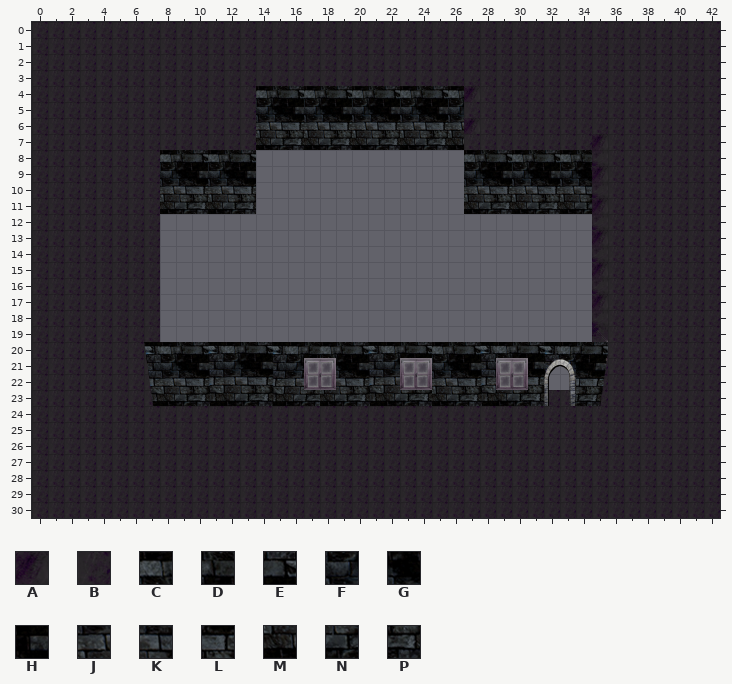
Tiled map -- data/maps/elektro_1-5.tmx. This is how it looked before the edit.
Cells are 32x32 px. Shown: x 0..42, y 0..30.
Key: from "duvar": A 20, B 34, C 69, D 70, E 71, F 86, G 87, H 88, J 103, K 104, L 105, M 120, N 121, P 122.
_ is an empty cell, # one hidden under a higher layer.
Layers that did not change in this view are not listed.
Layer "Ground" before, first column x 0:
 0 BBBBBBBBBBBBBBBBBBBBBBBBBBBBBBBBBBBBBBBBBBB
 1 BBBBBBBBBBBBBBBBBBBBBBBBBBBBBBBBBBBBBBBBBBB
 2 BBBBBBBBBBBBBBBBBBBBBBBBBBBBBBBBBBBBBBBBBBB
 3 BBBBBBBBBBBBBBBBBBBBBBBBBBBBBBBBBBBBBBBBBBB
 4 BBBBBBBBBBBBBBCDECDECDECDECABBBBBBBBBBBBBBB
 5 BBBBBBBBBBBBBBFGHFGHFGHFGHFBBBBBBBBBBBBBBBB
 6 BBBBBBBBBBBBBBJKLJKLJKLJKLJABBBBBBBBBBBBBBB
 7 BBBBBBBBBBBBBBMNPMNPMNPMNPMBBBBBBBB#BBBBBBB
 8 BBBBBBBBCDECDE_____________CDECDECD#BBBBBBB
 9 BBBBBBBBFGHFGH_____________FGHFGHFG#BBBBBBB
10 BBBBBBBBJKLJKL_____________JKLJKLJK#BBBBBBB
11 BBBBBBBBMNPMNP_____________MNPMNPMN#BBBBBBB
12 BBBBBBBB___________________________#BBBBBBB
13 BBBBBBBB___________________________#BBBBBBB
14 BBBBBBBB___________________________#BBBBBBB
15 BBBBBBBB___________________________#BBBBBBB
16 BBBBBBBB___________________________#BBBBBBB
17 BBBBBBBB___________________________#BBBBBBB
18 BBBBBBBB___________________________#BBBBBBB
19 BBBBBBBB___________________________#BBBBBBB
20 BBBBBBBB___________________________BBBBBBBB
21 BBBBBBBB___________________________BBBBBBBB
22 BBBBBBBB___________________________BBBBBBBB
23 BBBBBBBBBBBBBBBBBBBBBBBBBBBBBBBBBBBBBBBBBBB
24 BBBBBBBBBBBBBBBBBBBBBBBBBBBBBBBBBBBBBBBBBBB
25 BBBBBBBBBBBBBBBBBBBBBBBBBBBBBBBBBBBBBBBBBBB
26 BBBBBBBBBBBBBBBBBBBBBBBBBBBBBBBBBBBBBBBBBBB
27 BBBBBBBBBBBBBBBBBBBBBBBBBBBBBBBBBBBBBBBBBBB
28 BBBBBBBBBBBBBBBBBBBBBBBBBBBBBBBBBBBBBBBBBBB
29 BBBBBBBBBBBBBBBBBBBBBBBBBBBBBBBBBBBBBBBBBBB
30 BBBBBBBBBBBBBBBBBBBBBBBBBBBBBBBBBBBBBBBBBBB
Now the later version:
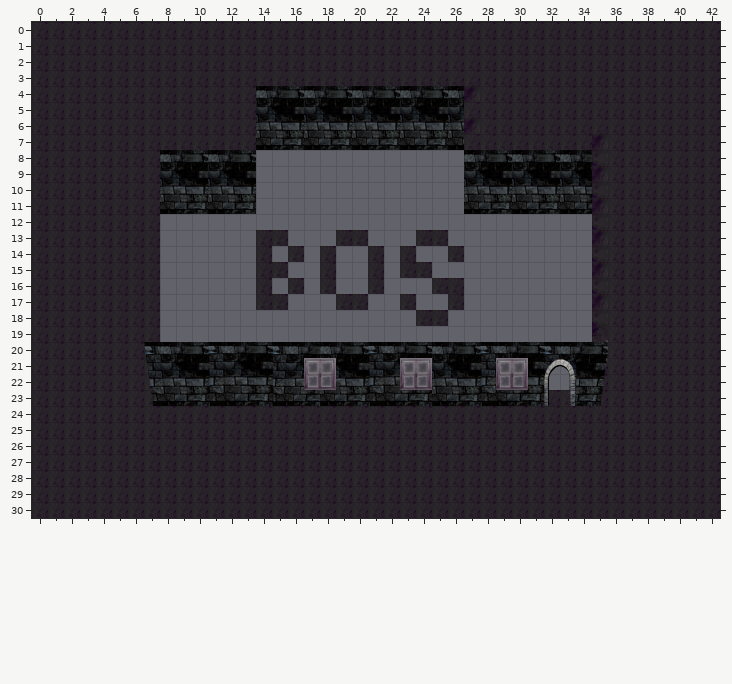
Changes in this commit:
Changed rows in their new state; . is an unchanged cell.
Layer "Ground":
first column x 14:
13 BB...BB...BB.
14 B.B.B..B.B..B
15 BB..B..B.BB..
16 B.B.B..B...BB
17 BB...BB..B..B
18 ..........BB.
Where, in picture pixels (left, top, right, bottom), the same in both pictures:
added: (256, 230, 304, 310)
added: (320, 230, 384, 310)
added: (400, 230, 464, 326)
